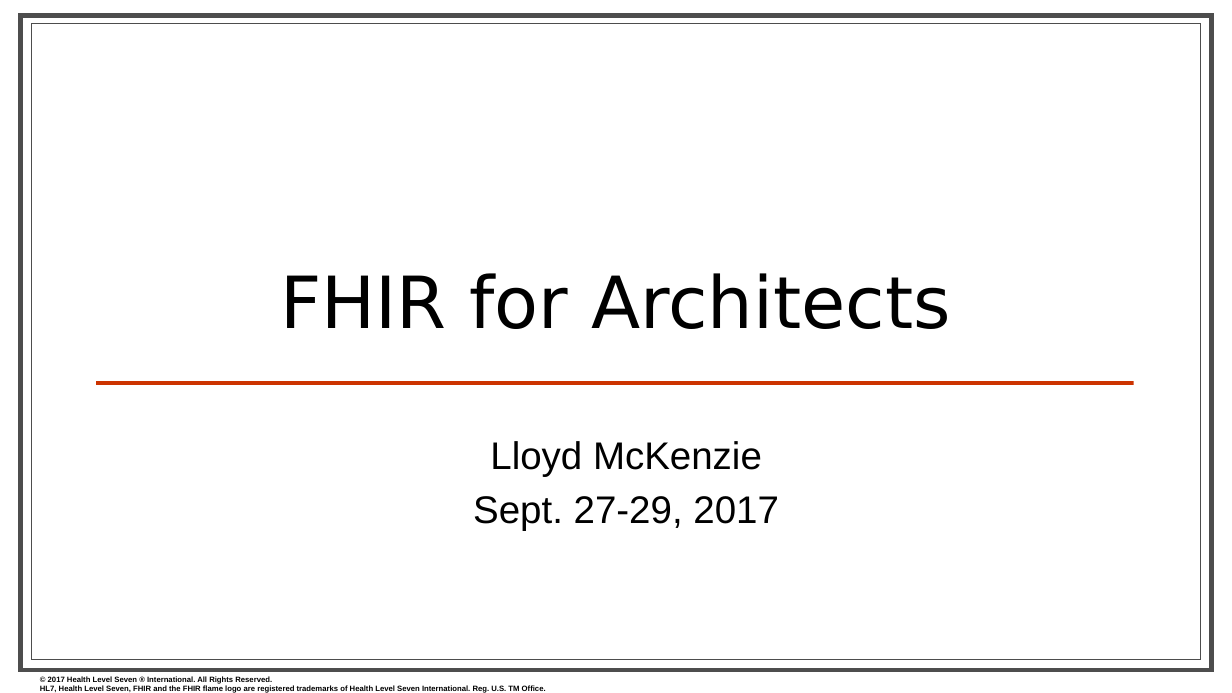
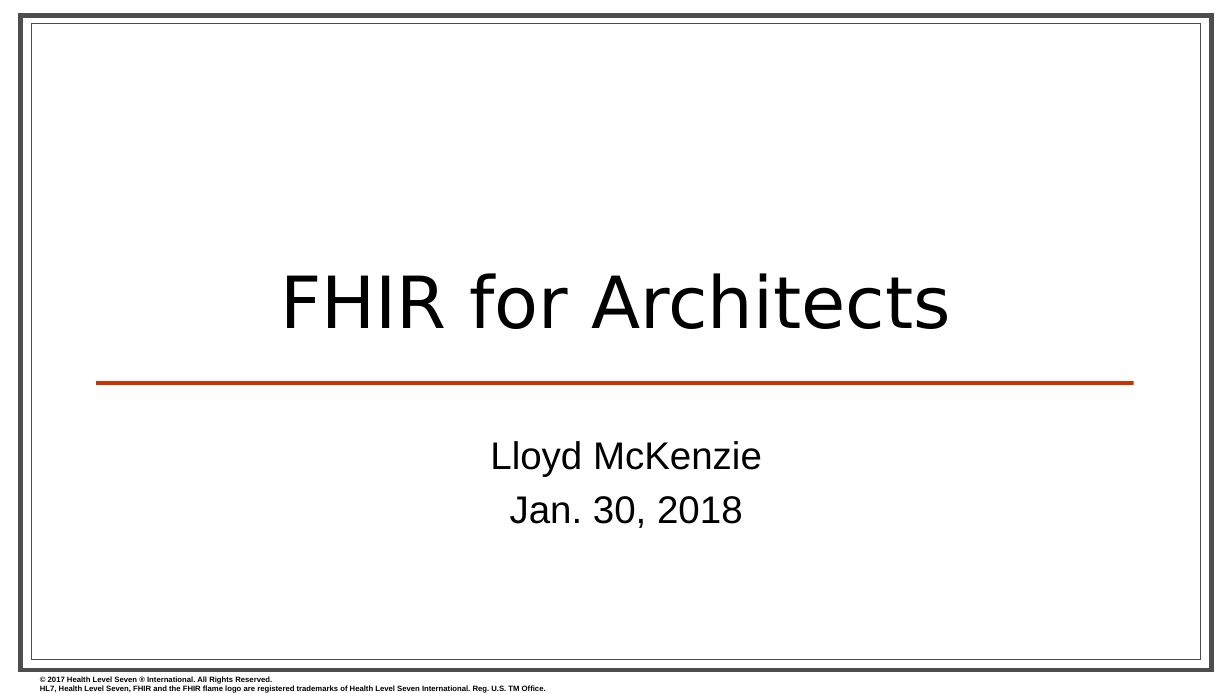
Before and after one commit to FHIR/documents, a slide deck: slide 1 of presentations/2018-01 WGM/FHIR for Architects.pptx. Drawn at 1232x693 pixels with LibreOffice and Linux fonts; fonts in the diff are those of the drawing; background and template pictures are left out. Boxes give left, top, right and bottom in pixels: in the first picture for what was removed or moved away, otherwise in the second. Text is boxed around its words. In the diff, an @@ line names an element or a change of style, - is before the commit and + after.

```diff
--- a/presentations/2018-01 WGM/FHIR for Architects.pptx
+++ b/presentations/2018-01 WGM/FHIR for Architects.pptx
@@ text at bbox=[510, 496, 743, 528]: text changed @@
-Sept. 27-29, 2017
+Jan. 30, 2018
```
Also in this commit, not shown: 1 other file.
